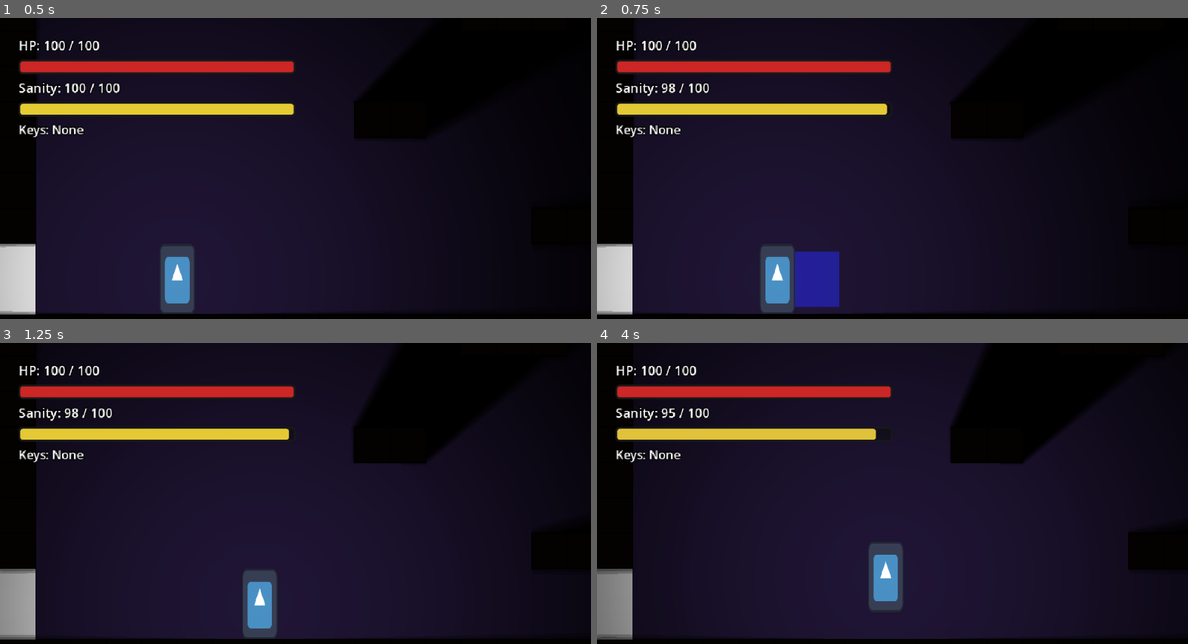
Above: before the commit, frames 1-4 (two rows, left to right).
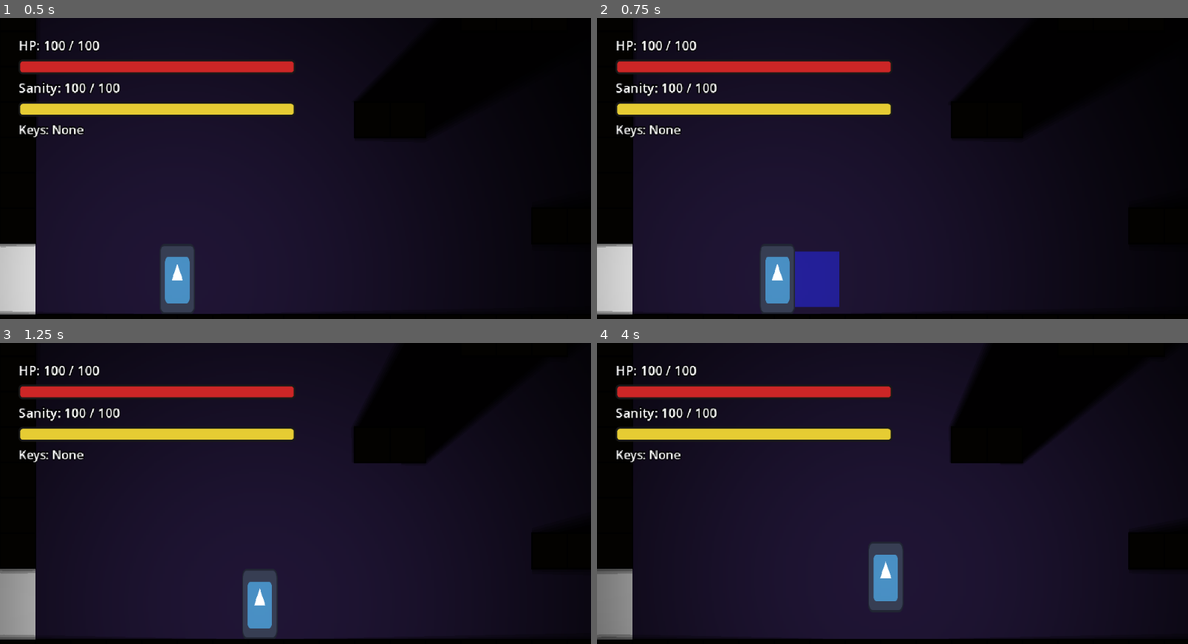
Above: after the commit, the same moments.

Repository: hikarirainbow/New-Project
Game: Godot game, scene res://scenes/levels/sandbox_level.tscn
Two runs of this game, one before a commit and one after it. Both use one fixed random seed, a clock stepped at 60 frames per second and the inputs below. The engine's default icon, where the game draws it, is replaced by a stand-in: a white triangle on a blue panel in a dark square.
Inputs:
- Up to frame 1 (0.5 s): no input
- Up to frame 2 (0.75 s): tap Enter at 0.5 s; hold D (move_right) from 0.53 s (still down); tap X (attack) at 0.6 s
- Up to frame 3 (1.25 s): keep holding D (move_right); tap Space (jump) at 0.77 s
- Up to frame 4 (4 s): tap X (attack) at 1.35, 2.3, 2.85, 3.6 s; tap Space (jump) at 1.52, 3.02, 3.77 s; release D (move_right) at 2.03 s; hold A (move_left) 2.03-2.78 s; tap C (dash) at 2.1 s; hold D (move_right) from 2.78 s (still down)

Frame 1 is identical in both runs. In frame 2, 0.2% of the frame differs, in the area x 10-50%, y 21-33%; in frame 3, 0.2%; in frame 4, 0.3%.

Commit message:
Change QTE decay to 3x, remove attack sanity cost, and double hit/grab sanity penalties

Diff:
--- a/scenes/player/components/corruption_component.gd
+++ b/scenes/player/components/corruption_component.gd
@@ -21,31 +21,22 @@
 func _physics_process(delta: float) -> void:
 	# 1. State transition monitoring (instantaneous single-frame checks)
 	if player.current_state == Player.State.GRABBED and _last_state != Player.State.GRABBED:
-		# Transition to Subjugated state: instantly lose -30.0 sanity
-		subtract_sanity(30.0)
+		# Transition to Subjugated state: instantly lose -60.0 sanity (doubled from 30.0)
+		subtract_sanity(60.0)
 
 	elif player.current_state == Player.State.MOVE and _last_state == Player.State.GRABBED:
 		# Successful QTE struggle escape: recover +10.0 sanity
 		add_sanity(10.0)
 
 	elif player.current_state == Player.State.DEFEATED and _last_state == Player.State.GRABBED:
-		# Failed struggle / defeated by quai: lose -30.0 sanity
-		subtract_sanity(30.0)
+		# Failed struggle / defeated by quai: lose -60.0 sanity (doubled from 30.0)
+		subtract_sanity(60.0)
 
 	# Update cached state
 	_last_state = player.current_state
 
 	# 2. Continuous time-based polling (framerate independent decay/recovery)
-	if player.attack_component and player.attack_component.is_attacking():
-		# Melee attack costs: 2.0 / 3.0 / 5.0 total over 0.15s duration
-		var cost_per_sec = 13.33
-		match player.attack_component.current_combo_index:
-			0: cost_per_sec = 13.33   # 2.0 / 0.15
-			1: cost_per_sec = 20.0    # 3.0 / 0.15
-			2: cost_per_sec = 33.33   # 5.0 / 0.15
-		subtract_sanity(delta * cost_per_sec)
-
-	elif player.current_state == Player.State.MOVE:
+	if player.current_state == Player.State.MOVE:
 		# Passive recovery when idle/walking: +1.0 sanity / sec
 		add_sanity(delta * 1.0)
 
--- a/scenes/player/player.gd
+++ b/scenes/player/player.gd
@@ -160,9 +160,9 @@
 
 	move_and_slide()
 
-	# QTE progress decays linearly over time scaled by the sanity/corruption component decay multiplier (5x base rate = 75.0)
+	# QTE progress decays linearly over time scaled by the sanity/corruption component decay multiplier (3x base rate = 45.0)
 	var decay_multiplier = corruption_component.get_qte_decay_multiplier() if corruption_component else 2.0
-	qte_progress = max(0.0, qte_progress - delta * 75.0 * decay_multiplier)
+	qte_progress = max(0.0, qte_progress - delta * 45.0 * decay_multiplier)
 
 	# Check for close-range (5px) enemy H-scene trigger
 	if not _h_scene_active:
@@ -270,6 +270,8 @@
 	var final_amount = amount
 	if corruption_component:
 		final_amount = int(round(amount * corruption_component.get_defense_multiplier()))
+		# Subtract sanity when attacked (doubled penalty = 2x final damage)
+		corruption_component.subtract_sanity(final_amount * 2.0)
 
 	# Interrupt active actions on hit
 	attack_component.interrupt()
